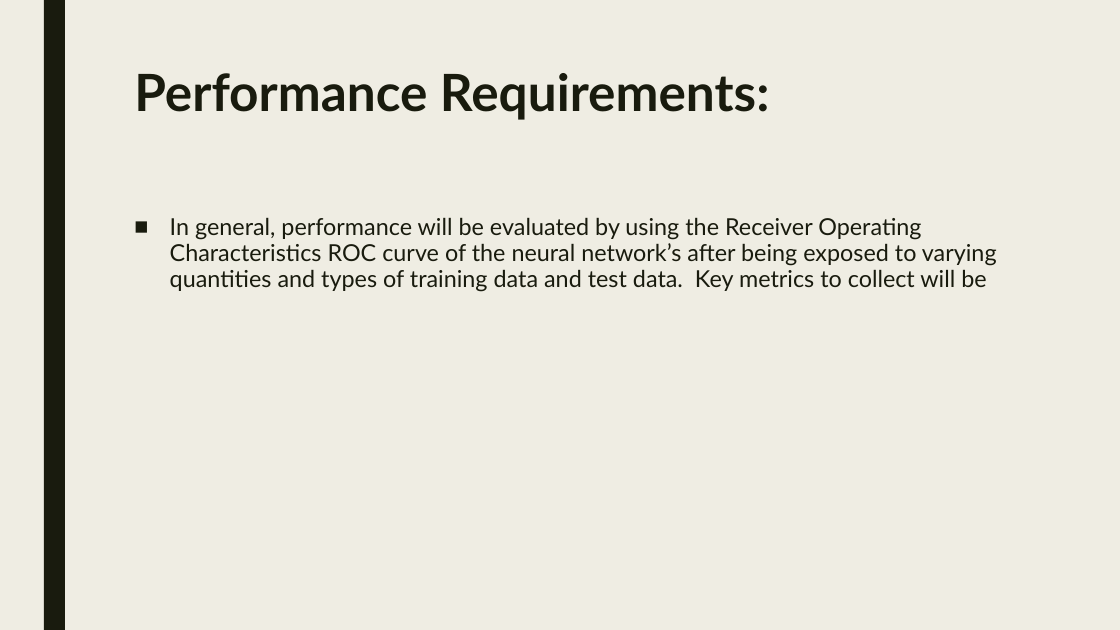
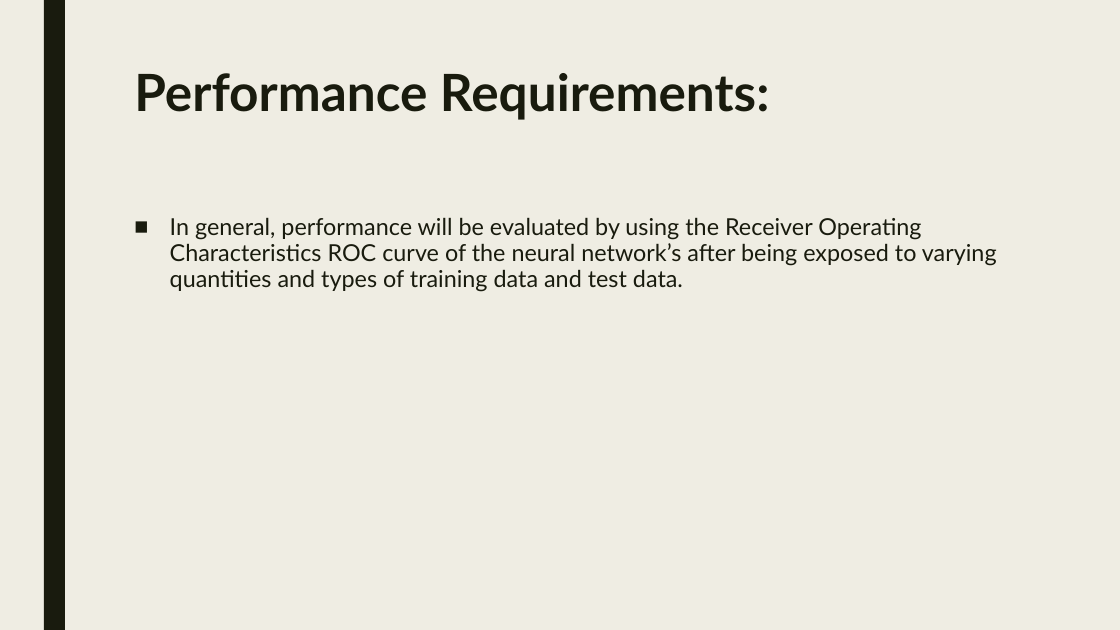
Before and after one commit to hlj1010/Autonomous_Detection_of_Regular_Language, a slide deck: slide 3 of Proposal/Proposal - Slides.pptx. Drawn at 1120x630 pixels with LibreOffice and Linux fonts; fonts in the diff are those of the drawing. Boxes give left, top, right and bottom in pixels: in the first picture for what was removed or moved away, otherwise in the second. Text is boxed around its words. In the diff, an @@ line names an element or a change of style, - is before the commit and + after.

```diff
--- a/Proposal/Proposal - Slides.pptx
+++ b/Proposal/Proposal - Slides.pptx
@@ text at [170,217,997,292]: text changed @@
-■ In general, performance will be evaluated by using the Receiver Operating Characteristics ROC curve of the neural network’s after being exposed to varying quantities and types of training data and test data. Key metrics to collect will be
+■ In general, performance will be evaluated by using the Receiver Operating Characteristics ROC curve of the neural network’s after being exposed to varying quantities and types of training data and test data.
```
Also in this commit, not shown: 2 other slides changed.
